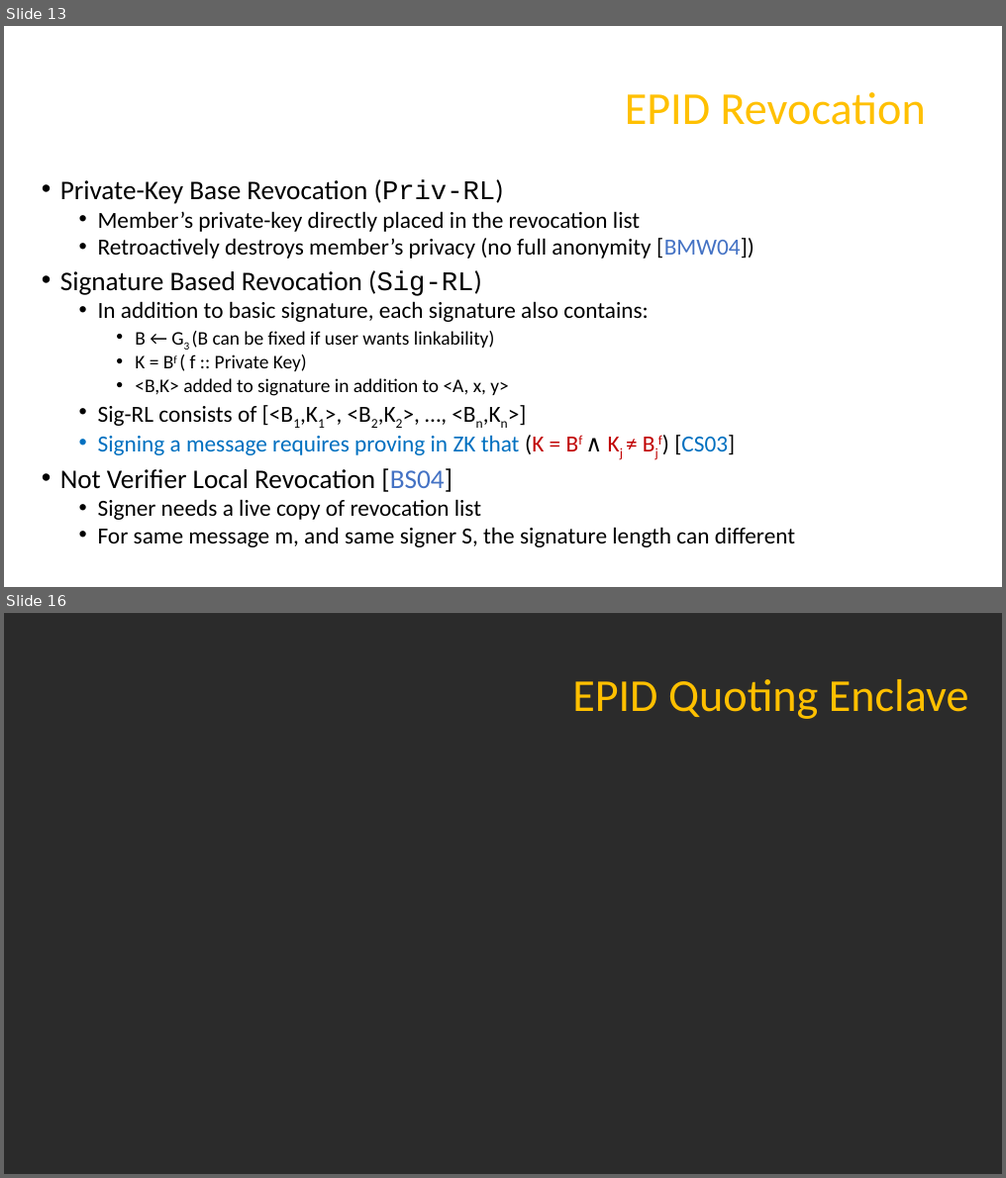
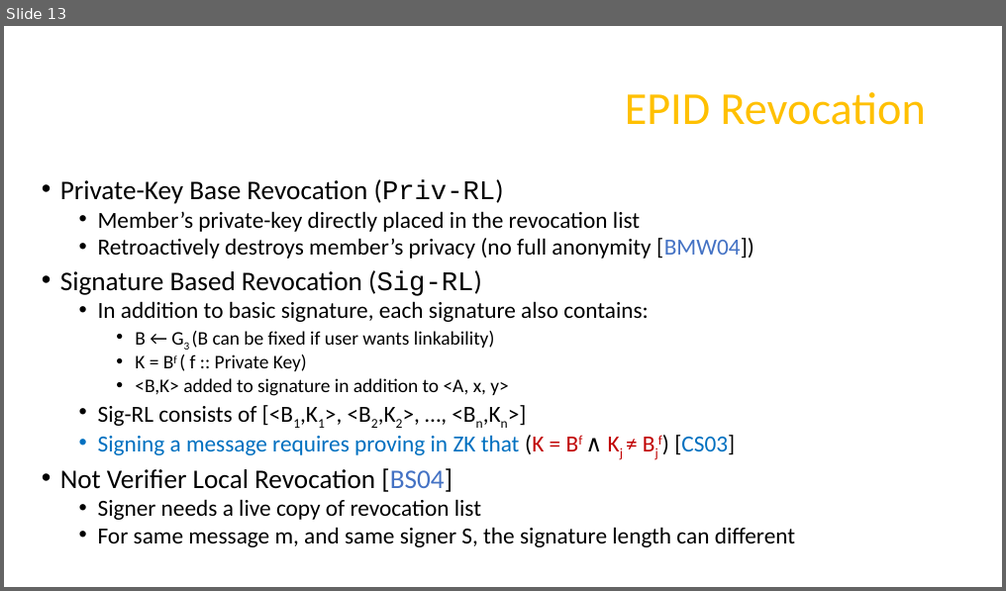
Before and after one commit to axelexic/sgx_remote_attestation_bh_17, a slide deck: presentation/us-17-Swami-SGX-Remote-Attestation-Is-Not-Sufficient.pptx. Shown one above the other, each under a label of ours: slides 13 and 16 before the commit, slide 13 after it; the slides between them are not shown. The pictures are 1006x1178 and 1006x591 pixels, drawn with LibreOffice and Linux fonts; fonts in the diff are those of the drawing; background and template pictures are left out; a plain dark background stands for a picture behind light text. Boxes give left, top, right and bottom in pixels: in the first picture for what was removed or moved away, otherwise in the second. Text is boxed around its words. In the diff, an @@ line names an element or a change of style, - is before the commit and + after.

```diff
--- a/presentation/us-17-Swami-SGX-Remote-Attestation-Is-Not-Sufficient.pptx
+++ b/presentation/us-17-Swami-SGX-Remote-Attestation-Is-Not-Sufficient.pptx
@@ slide 16 removed at [4,613,1002,1174], background picture (left out) @@
@@ title removed at [572,679,969,719] @@
-EPID Quoting Enclave
```
Also in this commit, not shown: 7 slides changed, 3 slides added, 3 other files.
